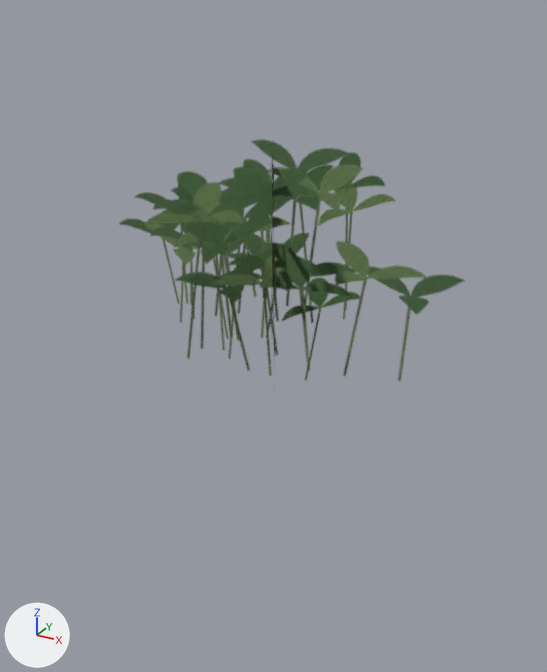
One commit to the Blender file assets/3d/dungeons/b1_nature_v6_candidates/trifoliate/sources/v6_trifoliate_cards.blend: the scene before it, then after it.
Camera for both pictures: a camera (50 mm lens) standing at (0.702, -1.271, 0.661) and looking at (0.016, -0.025, 0.038). Every picture has the same lights, and +X, +Y and +Z are marked at lower left. The older version comes first.

Names of what the first picture shows: 'v6_trifoliate_cutout_surface'.
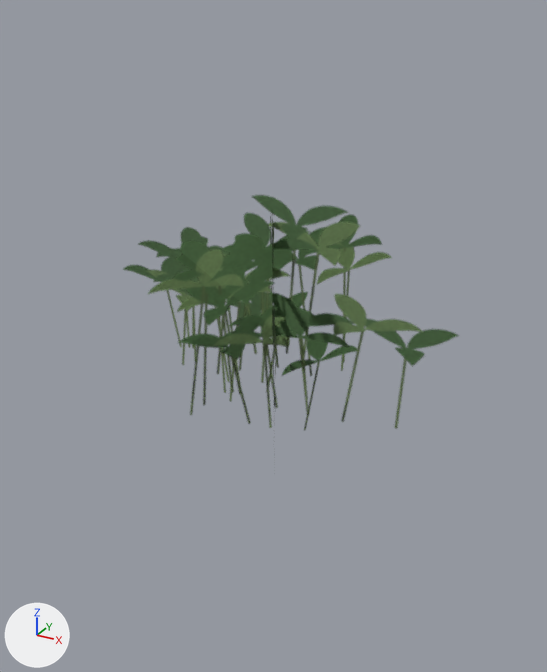
Boxes [x1, y1, x2, y2] around the edits, measured in the pictures (547 x 672 px; the box of a moved part takes in the faces that stretch with it):
'v6_trifoliate_cutout_surface', reshaped: before [120, 140, 464, 381]; after [123, 195, 458, 430]
part 1 of me_v6_trifoliate_cross_cards, moved or reshaped: before [120, 140, 464, 381]; after [123, 195, 458, 429]
part 2 of me_v6_trifoliate_cross_cards, moved or reshaped: before [143, 152, 395, 380]; after [148, 214, 392, 430]
part 3 of me_v6_trifoliate_cross_cards, moved or reshaped: before [270, 161, 276, 353]; after [270, 217, 276, 410]

What changed in the scene script:
```text
Change me_v6_trifoliate_cross_cards:
    used by ob_v6_trifoliate_cutout_surface; parent = ob_v6_trifoliate_cards; location = (0.0, 0.0, 0.0)
    remove me_v6_trifoliate_cross_cards.from_pydata(...)  # 12 vertices, 6 faces; spans x -0.435..0.435, y -0.377..0.377, z -0.265..0.606
    add me_v6_trifoliate_cross_cards.from_pydata(...)  # 12 vertices, 6 faces; spans x -0.435..0.435, y -0.377..0.377, z -0.393..0.5
    me_v6_trifoliate_cross_cards part 1: the loose piece of 4 vertices spanning x -0.435..0.435, y 0.0, z -0.265..0.606 is moved by (0.0, 0.0, -0.106)
    me_v6_trifoliate_cross_cards part 2: the loose piece of 4 vertices spanning x -0.218..0.218, y -0.377..0.377, z -0.265..0.606 is moved by (0.0, 0.0, -0.127)
    me_v6_trifoliate_cross_cards part 3: the loose piece of 4 vertices spanning x -0.218..0.218, y -0.377..0.377, z -0.265..0.606 is moved by (0.0, 0.0, -0.111)
```
